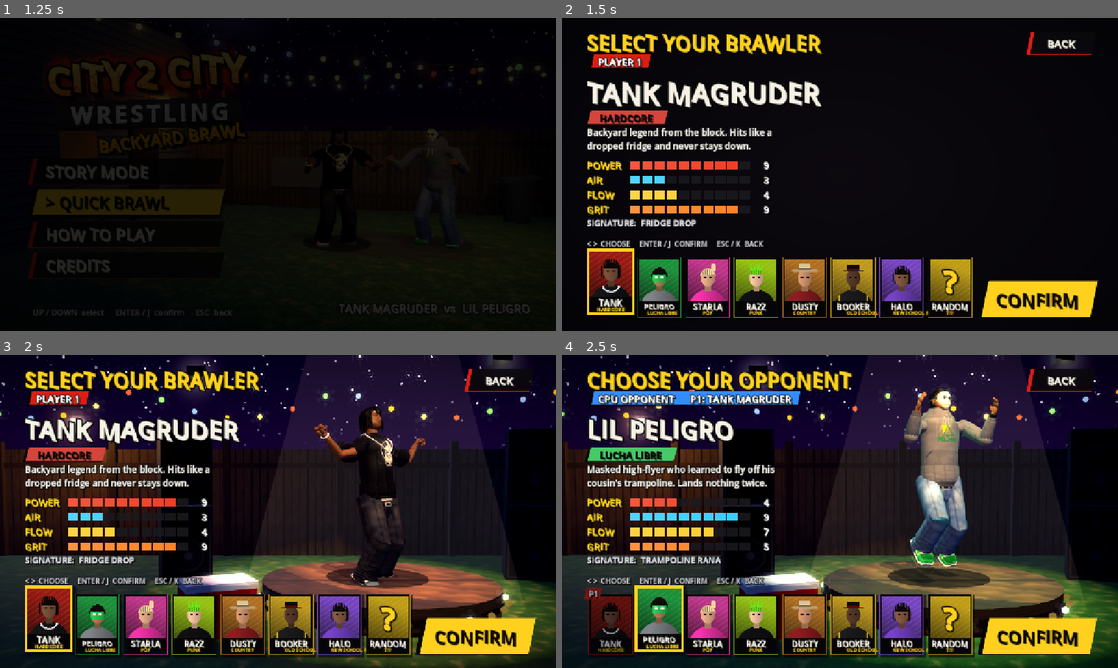
Above: before the commit, frames 1-4 (two rows, left to right).
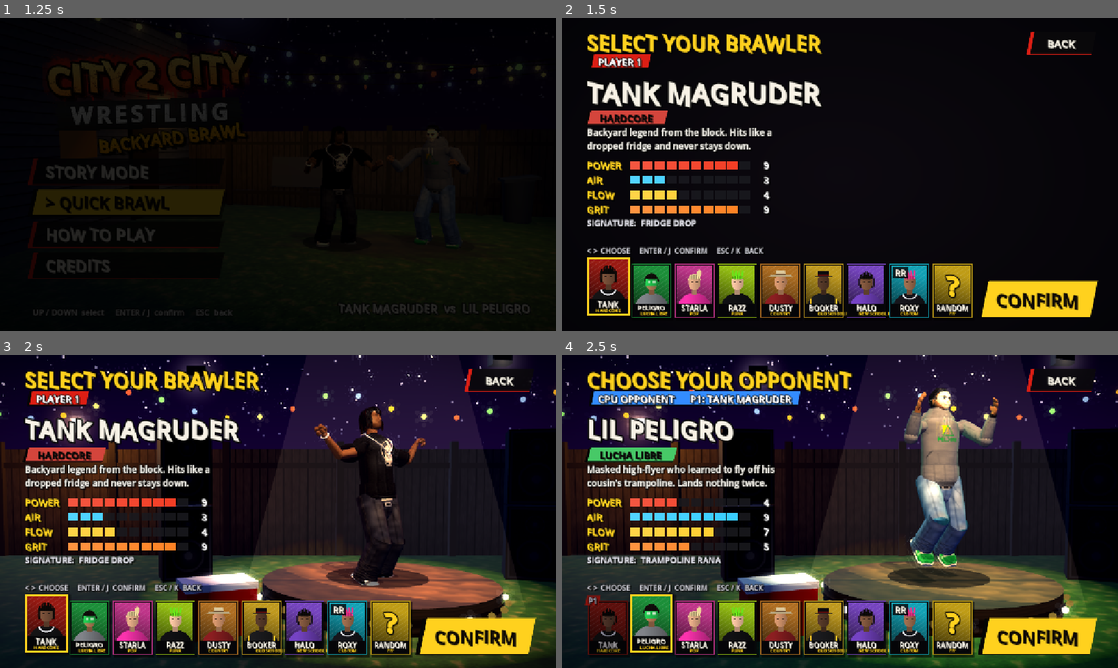
Above: after the commit, the same moments.

Repository: mygoodvibes24/turnbuckle-thunder
Game: Godot game, scene res://title.tscn
Two runs of this game, one before a commit and one after it. Both use one fixed random seed, a clock stepped at 60 frames per second and the inputs below.
Inputs (mouse positions are in pixels of both pictures, inside the frame that each line leads up to):
- Up to frame 1 (1.25 s): tap Enter at 0.5 s; move the mouse to (400, 158) at 0.52 s; hold D from 0.53 s (still down); tap K at 0.6 s; click (400, 158) at 0.67 s; tap Space at 0.77, 1.07 s
- Up to frame 2 (1.5 s): release D at 1.25 s; click "STORY MODE" at 1.25 s
- Up to frame 3 (2 s): no input
- Up to frame 4 (2.5 s): click "CONFIRM" at 2 s

Frame 1 is identical in both runs. In frame 2, 10% of the frame differs, in the area x 4-74%, y 71-96%; in frame 3, 11%; in frame 4, 11%, in the area x 4-75%, y 70-97%.

Commit message:
THROWAWAY test stub: fake CAW + ?go= scene jump (never merge)

Diff:
--- a/scripts/game_state.gd
+++ b/scripts/game_state.gd
@@ -40,7 +40,48 @@
 
 
 func entry(id: String) -> Dictionary:
+	if id == "caw":
+		return caw_entry()
 	return Roster.find(id)
+
+
+# ---- THROWAWAY TEST STUB (never merged): a fake created wrestler for screenshots.
+const TEST_LOOK := {
+	"anim_style": "swagger", "signature_set": "tank", "body": "female", "face": "punk",
+	"gear": Color(0.1, 0.85, 0.95), "skin": Color(0.55, 0.38, 0.27),
+	"hair_style": "spikes", "hair_color": Color(0.95, 0.2, 0.55),
+	"top_style": "studded_vest", "top_color": Color(0.08, 0.08, 0.1), "vest_color": Color(0.1, 0.8, 0.9),
+	"bottom_style": "skinny_ripped", "bottom_color": Color(0.15, 0.15, 0.2),
+	"shoes": "combat_boots", "shoe_color": Color(0.1, 0.1, 0.1), "shoe_accent": Color(0.1, 0.85, 0.95),
+	"chain": true, "bulk": 1.0,
+}
+
+
+func caw_exists() -> bool:
+	return true
+
+
+func caw_data() -> Dictionary:
+	return {"ring_name": "ROXY RUMBLE", "short_name": "ROXY", "first_name": "ROXANNE", "pronouns": "she",
+		"look": TEST_LOOK, "stats": {"POWER": 7, "AIR": 5, "FLOW": 6, "GRIT": 7}, "anim_style": "swagger",
+		"signature_set": "tank", "genre": "CUSTOM", "bio": "Made in the editor. Hits like rent day."}
+
+
+func caw_entry() -> Dictionary:
+	var d := caw_data()
+	return {"id": "caw", "display_name": d["ring_name"], "short_name": d["short_name"], "genre": "CUSTOM",
+		"bio": d["bio"], "stats": d["stats"], "anim_style": "swagger", "signature_set": "tank",
+		"signature": "RENT DAY DRIVER", "look": TEST_LOOK}
+
+
+func _ready() -> void:
+	if OS.has_feature("web"):
+		var q := str(JavaScriptBridge.eval("window.location.search", true))
+		for kv in q.trim_prefix("?").split("&", false):
+			var kp := kv.split("=")
+			if kp.size() == 2 and kp[0] == "go":
+				var target := "res://" + kp[1] + ".tscn"
+				get_tree().change_scene_to_file.call_deferred(target)
 
 
 func p1_entry() -> Dictionary:
